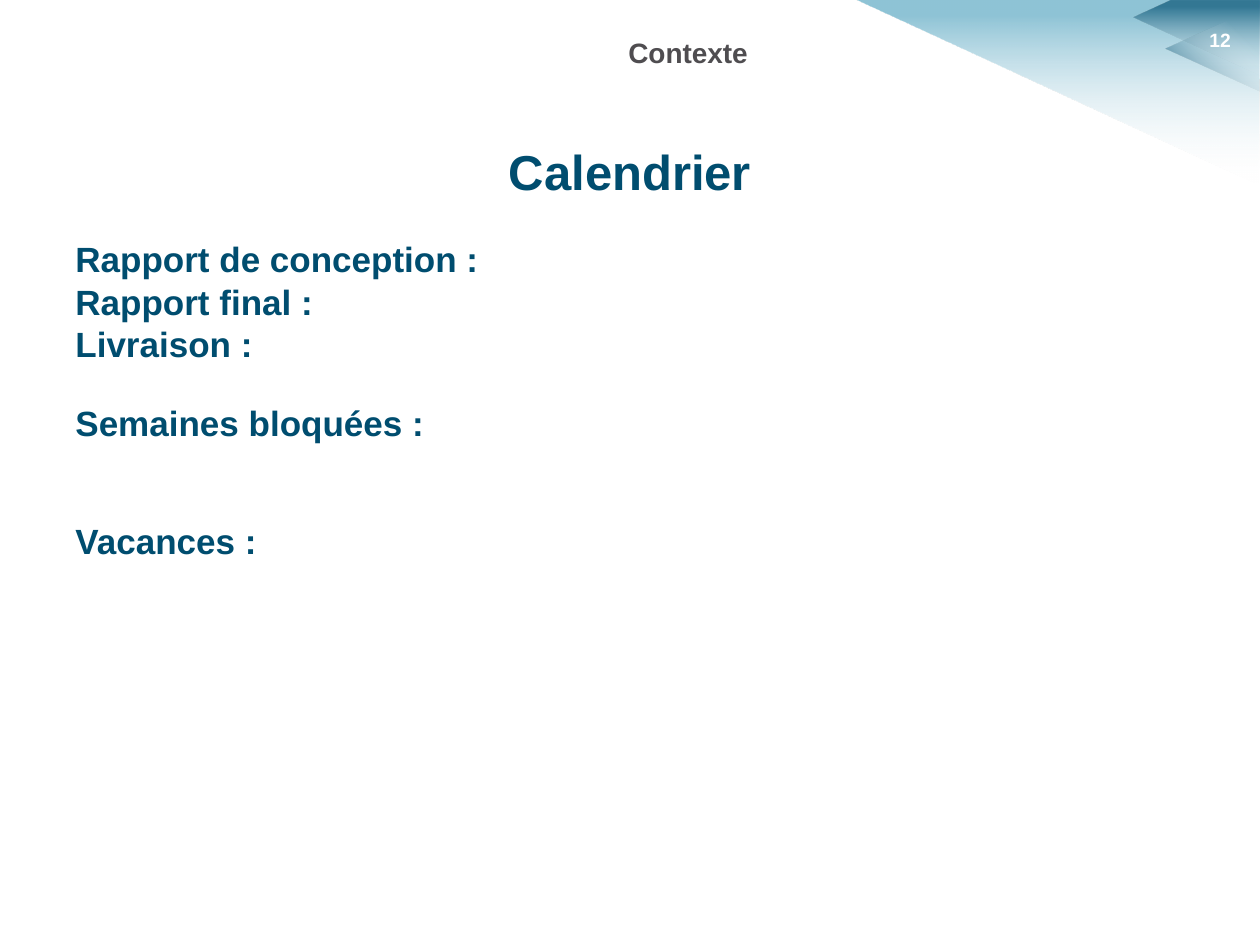
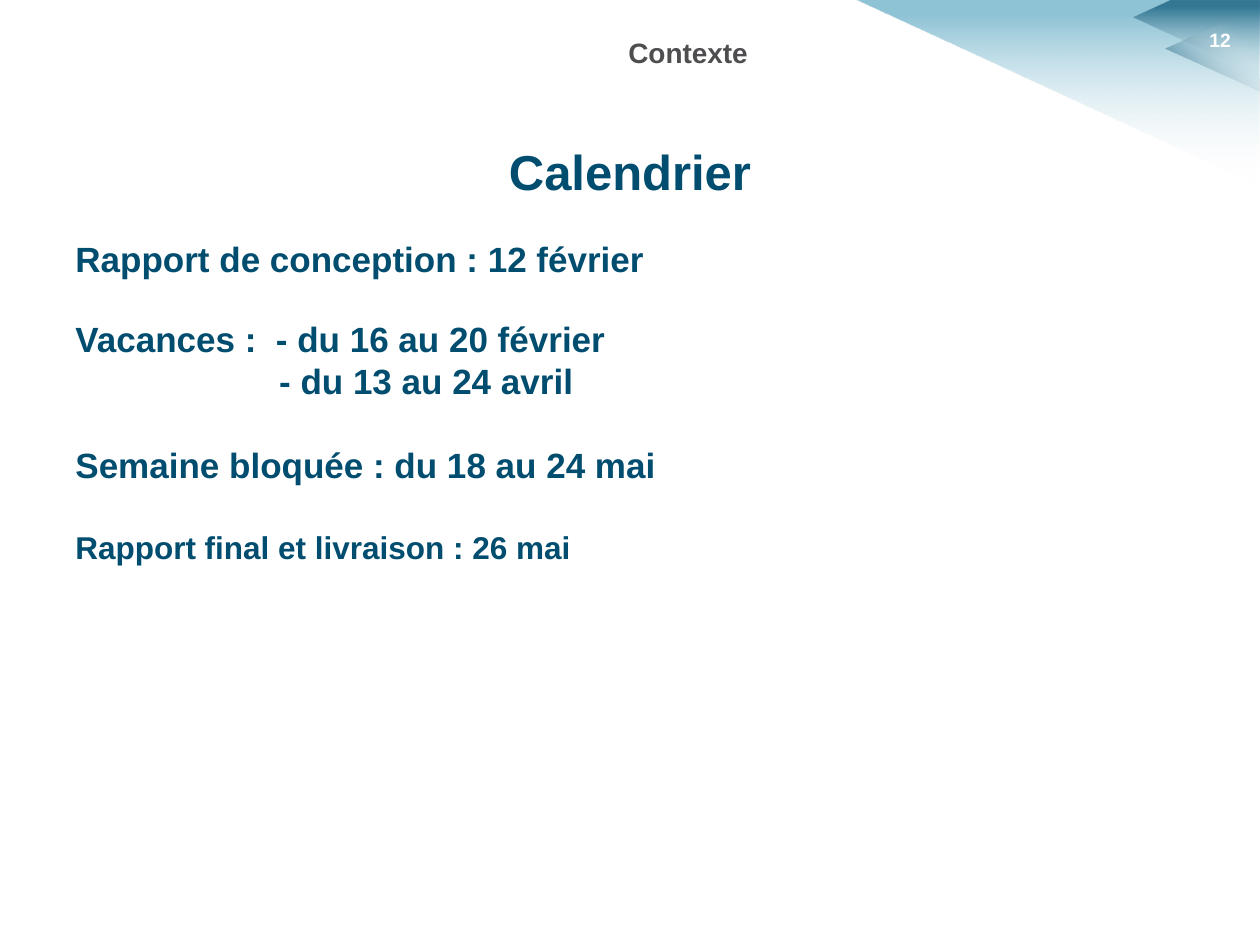
Before and after one commit to HKervadec/korrigolo, a slide deck: slide 12 of soutenances/planification/soutenance_planification.pptx. Drawn at 1260x945 pixels with LibreOffice and Linux fonts; fonts in the diff are those of the drawing; background and template pictures are left out. Boxes give left, top, right and bottom in pixels: in the first picture for what was removed or moved away, otherwise in the second. Text is boxed around its words. In the diff, an @@ line names an element or a change of style, - is before the commit and + after.

```diff
--- a/soutenances/planification/soutenance_planification.pptx
+++ b/soutenances/planification/soutenance_planification.pptx
@@ text at <box>75,246,655,565</box>: text changed @@
-Rapport de conception :
-Rapport final :
-Livraison :
-Semaines bloquées :
-Vacances :
+Rapport de conception : 12 février
+Vacances : - du 16 au 20 février
+- du 13 au 24 avril
+Semaine bloquée : du 18 au 24 mai
+Rapport final et livraison : 26 mai
```
Also in this commit, not shown: 2 other slides changed.
